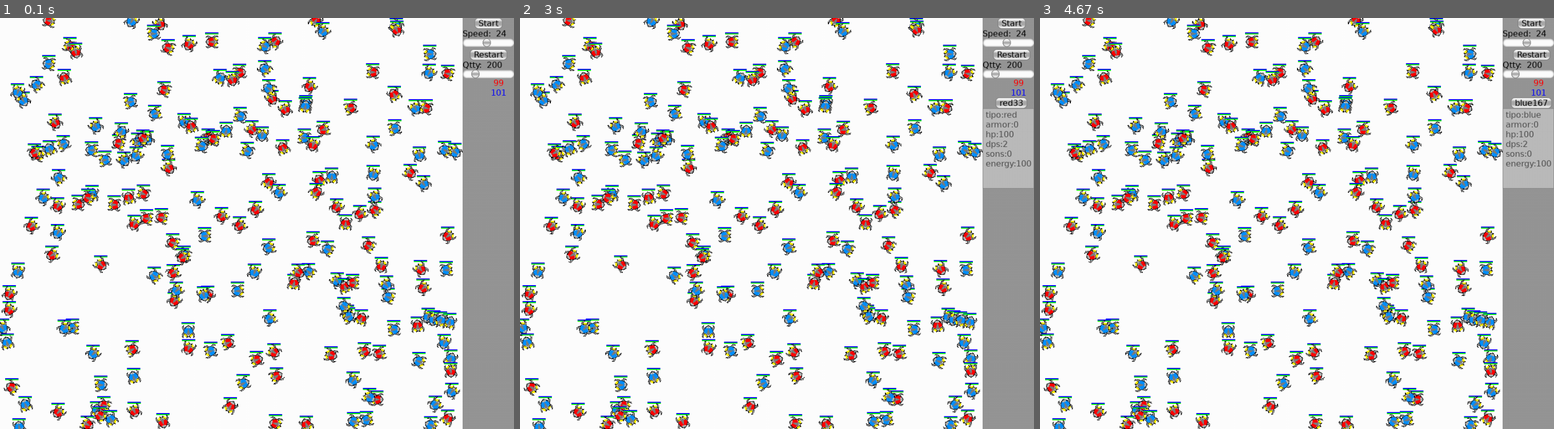
Above: before the commit, frames 1-3 (left to right).
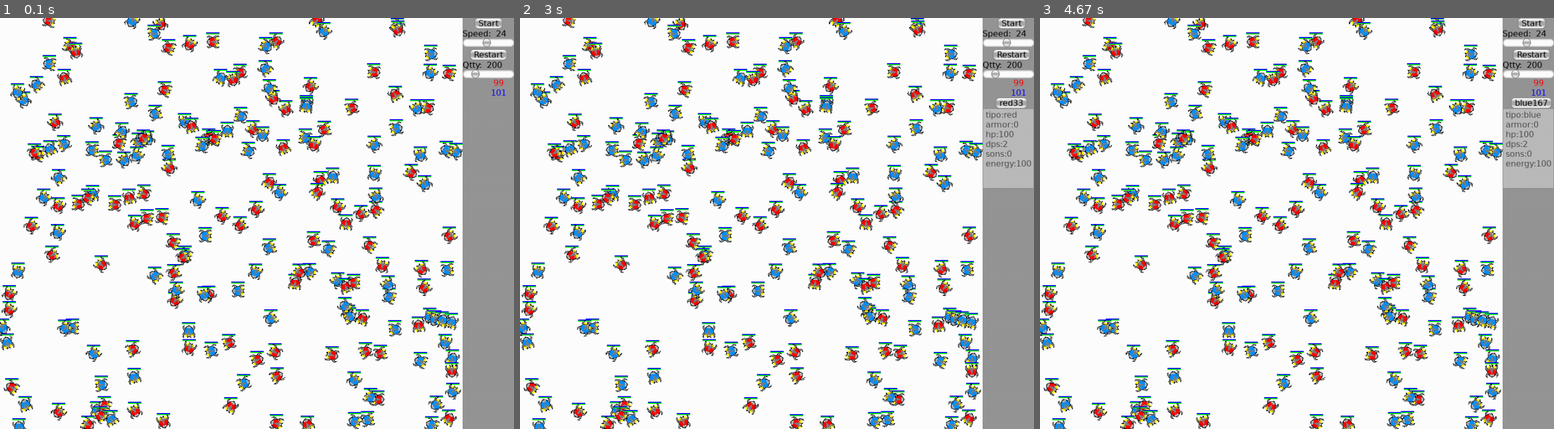
Above: after the commit, the same moments.

Repository: crazyoldbox/cellwars
Game: pygame game, started from game.py
Two runs of this game, one before a commit and one after it. Both use one fixed random seed, a clock stepped at 60 frames per second and the inputs below.
Inputs (mouse positions are in pixels of both pictures, inside the frame that each line leads up to):
- Up to frame 1 (0.1 s): no input
- Up to frame 2 (3 s): click (777, 223) at 0.4 s; click (653, 227) at 2.73 s
- Up to frame 3 (4.67 s): click (1137, 161) at 4.4 s

The runs differ from the first frame. In frame 1, 8.7% of the frame differs, in the area x 2-90%, y 0-100%; in frame 2, 8.7%; in frame 3, 8.7%.

Commit message:
Añadido en constants dimensiones de la celula

Diff:
--- a/constants.py
+++ b/constants.py
@@ -17,3 +17,5 @@
 TYPES = {"red":RED,"blue":BLUE}
 CELL_NUM = 200
 FPS = 24
+CELL_W = 25
+CELL_H = 25
--- a/game.py
+++ b/game.py
@@ -7,7 +7,7 @@
     def __init__(self, size=(800,800), types={'blue':BLUE},num_cells=10,fps=0):
         Skeleton.__init__(self, size=size, fill= WHITE,fps=fps)
         self.tipos= types
-        wrldsize=(size[0]-100-15,size[1]) #-right_GUI-sprite_width/2
+        wrldsize=(size[0]-100-CELL_W/2,size[1]) #-right_GUI-sprite_width/2
         self.world = Objects.World(wrldsize,tipos=list(self.tipos.keys()))
         self.world.gamengine=self
         self.world.populate(num_cells)
@@ -45,12 +45,12 @@
         for cell in self.world.population.values():
 
             # Paints health and energy bar
-            self.gamengine.draw.line(self.screen,RED,cell.pos-(25/2,15),
-                             cell.pos+(25/2,-15),2)
-            self.gamengine.draw.line(self.screen,GREEN,cell.pos-(25/2,15),
-                             cell.pos+(25*cell.hp/100-25/2,-15),2)
-            self.gamengine.draw.line(self.screen,BLUE,cell.pos-(25/2,17),
-                             cell.pos+(25*cell.energy/100-25/2,-17),2)
+            self.gamengine.draw.line(self.screen,RED,cell.pos-(CELL_W/2,15),
+                             cell.pos+(CELL_W/2,-15),2)
+            self.gamengine.draw.line(self.screen,GREEN,cell.pos-(CELL_W/2,15),
+                             cell.pos+(CELL_W*cell.hp/100-CELL_W/2,-15),2)
+            self.gamengine.draw.line(self.screen,BLUE,cell.pos-(CELL_W/2,17),
+                             cell.pos+(CELL_W*cell.energy/100-CELL_W/2,-17),2)
             #draws any object using its best of pos, dir arguments with
             self.draw_object(cell,self.tipos[cell.tipo][0])
 
